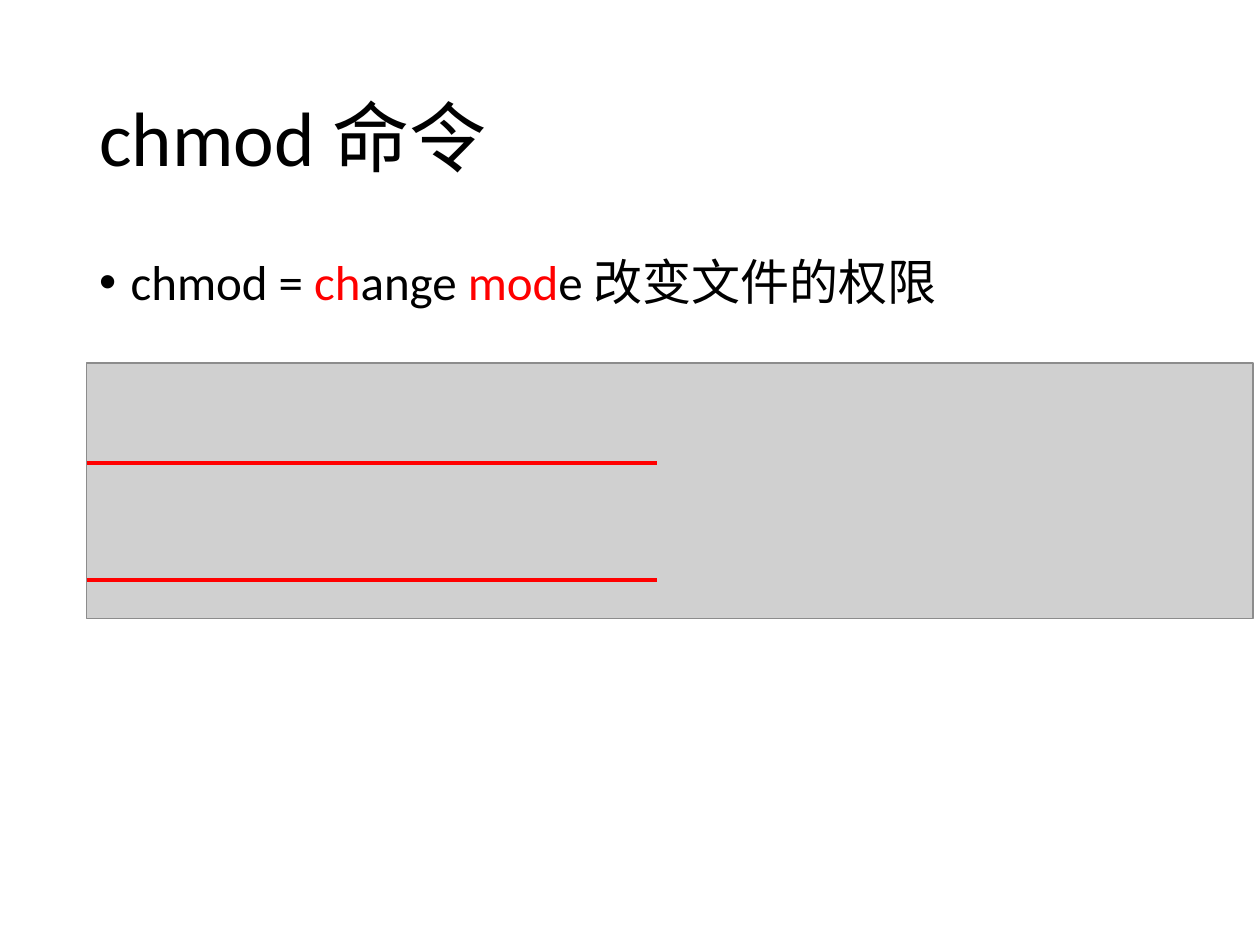
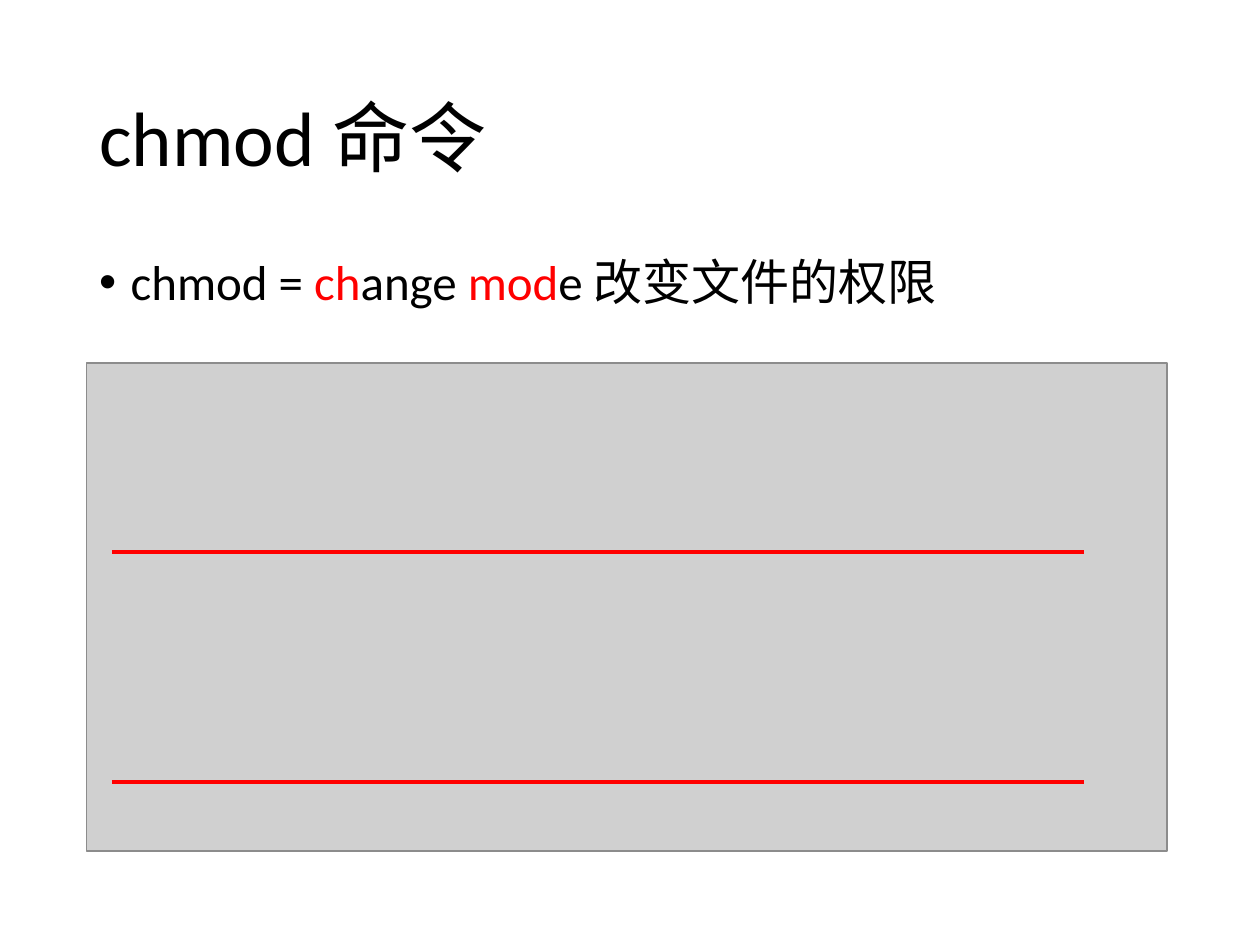
Before and after one commit to SSlakeLabTiangong/2019_workshop, a slide deck: slide 21 of 03_Linux101/Linux101.pptx. Drawn at 1260x945 pixels with LibreOffice and Linux fonts; fonts in the diff are those of the drawing; grey boxes stand for pictures. Boxes give left, top, right and bottom in pixels: in the first picture for what was removed or moved away, otherwise in the second. Text is boxed around its words. In the diff, an @@ line names an element or a change of style, - is before the commit and + after.

```diff
--- a/03_Linux101/Linux101.pptx
+++ b/03_Linux101/Linux101.pptx
@@ picture resized from (x1=87, y1=363, x2=1254, y2=619) to (x1=87, y1=363, x2=1167, y2=852) @@
@@ line moved from (87, 462) - (656, 462) to (112, 552) - (1084, 552) @@
@@ line moved from (87, 580) - (656, 580) to (112, 781) - (1084, 781) @@
```
Also in this commit, not shown: 17 other slides changed, 1 slide removed.
